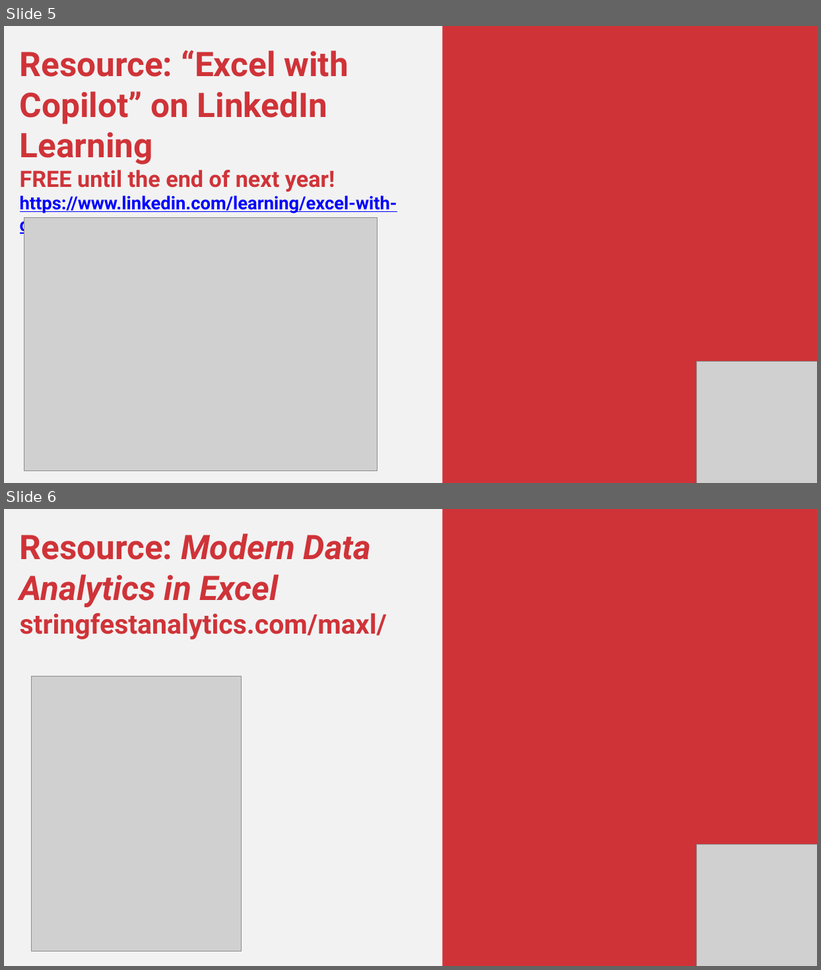
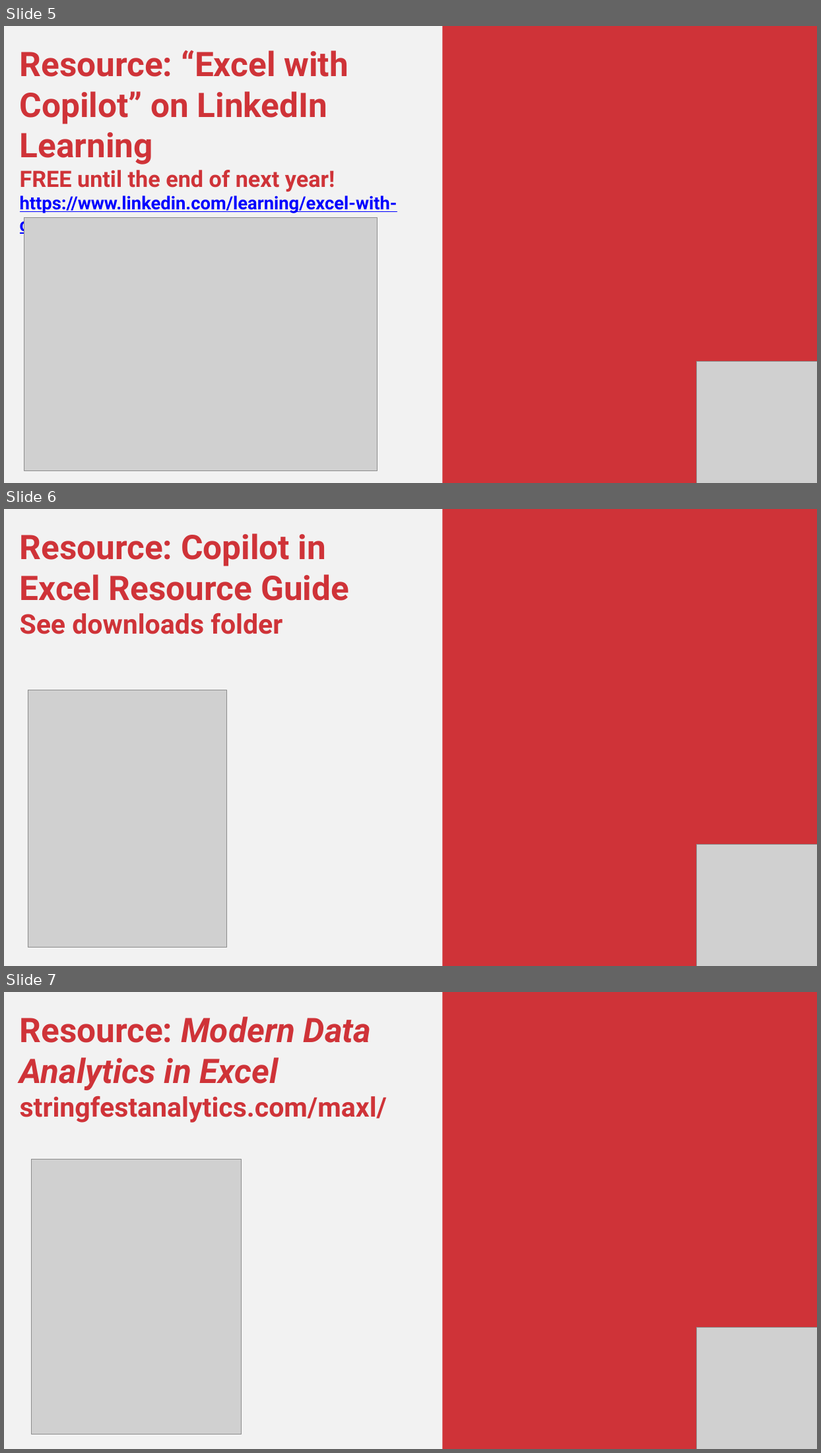
Before and after one commit to stringfestdata/ms-meetup-copilot-excel, a slide deck: ms-meetup-copilot-excel.pptx. Shown one above the other, each under a label of ours: slides 5 and 6 before the commit, slides 5, 6 and 7 after it. The pictures are 821x970 and 821x1453 pixels, drawn with LibreOffice and Linux fonts; fonts in the diff are those of the drawing; grey boxes stand for pictures. Boxes give left, top, right and bottom in pixels: in the first picture for what was removed or moved away, otherwise in the second. Text is boxed around its words. In the diff, an @@ line names an element or a change of style, - is before the commit and + after.

```diff
--- a/ms-meetup-copilot-excel.pptx
+++ b/ms-meetup-copilot-excel.pptx
@@ slide 6 added at [4,509,817,966], background #F2F2F2 @@
@@ rectangle added at [442,509,817,966], fill #CF3338 @@
@@ text added at [20,533,349,634], 60 pt, text #CF3338, bold @@
+Resource: Copilot in Excel Resource Guide
+See downloads folder
@@ picture added at [28,691,226,948] @@
@@ picture added at [697,844,817,966] @@
@@ what was slide 6 is now slide 7 @@
```
Also in this commit, not shown: 1 other file.
